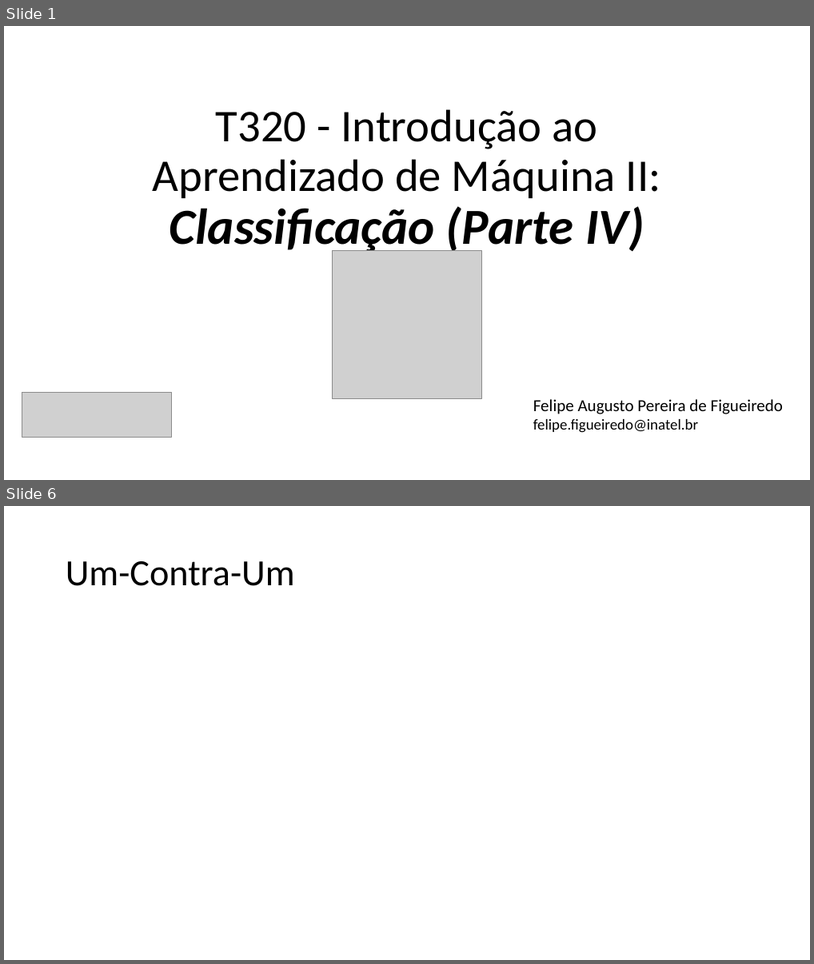
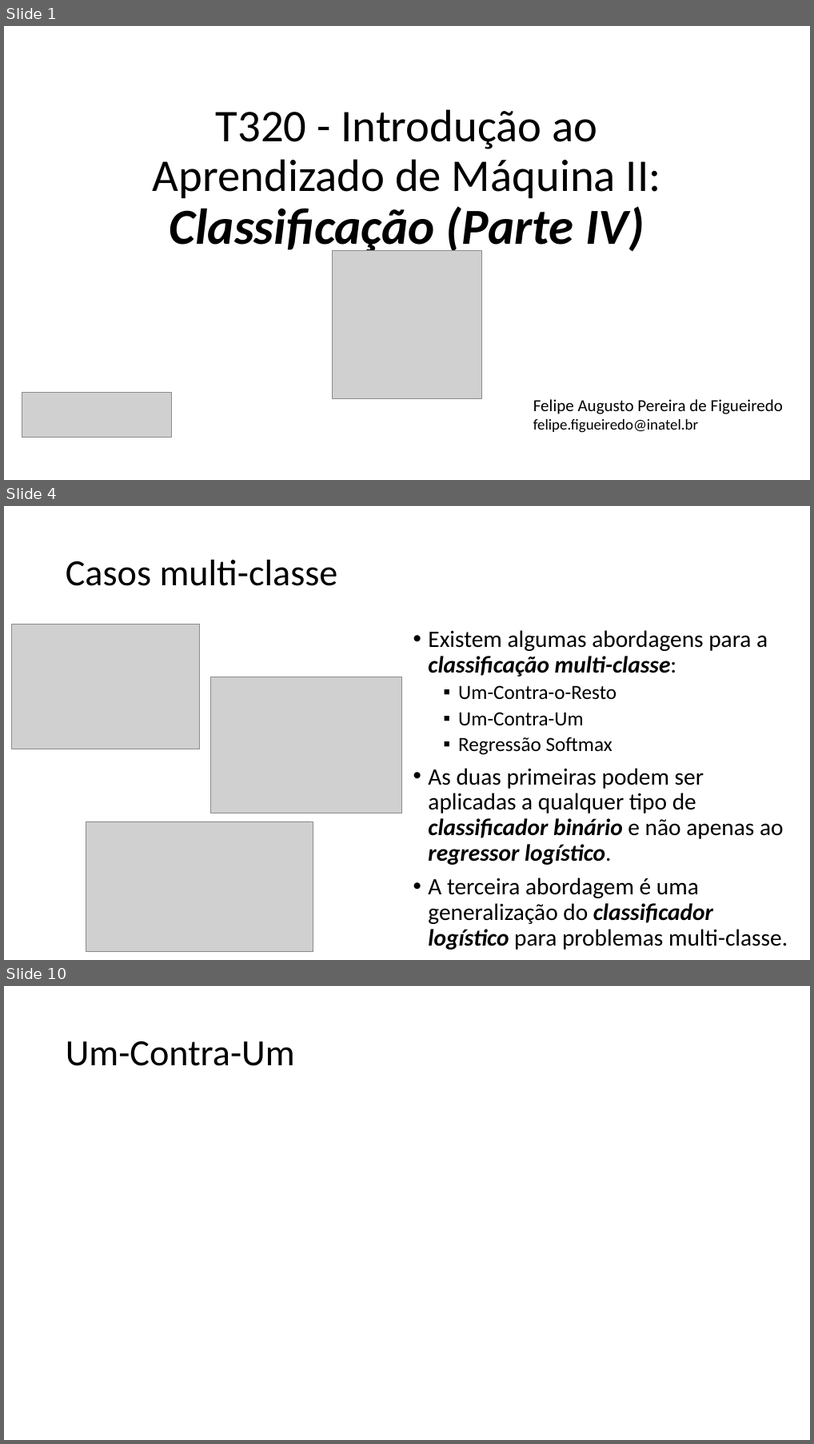
Before and after one commit to zz4fap/t320_aprendizado_de_maquina, a slide deck: slides/T320_Classificação (Parte IV).pptx. Shown one above the other, each under a label of ours: slides 1 and 6 before the commit, slides 1, 4 and 10 after it; the slides between them are not shown. The pictures are 814x964 and 814x1444 pixels, drawn with LibreOffice and Linux fonts; fonts in the diff are those of the drawing; grey boxes stand for pictures. Boxes give left, top, right and bottom in pixels: in the first picture for what was removed or moved away, otherwise in the second. Text is boxed around its words. In the diff, an @@ line names an element or a change of style, - is before the commit and + after.

```diff
--- a/slides/T320_Classificação (Parte IV).pptx
+++ b/slides/T320_Classificação (Parte IV).pptx
@@ slide 4 added at (4,506,810,960), background #FFFFFF @@
@@ title added at (66,560,338,586), 44 pt, text #000000 @@
+Casos multi-classe
@@ picture added at (12,624,199,748) @@
@@ text added at (428,630,788,949), 28 pt, text #000000 @@
+• Existem algumas abordagens para a classificação multi-classe:
+  ▪ Um-Contra-o-Resto
+  ▪ Um-Contra-Um
+  ▪ Regressão Softmax
+• As duas primeiras podem ser aplicadas a qualquer tipo de classificador binário e não apenas ao regressor logístico.
+• A terceira abordagem é uma generalização do classificador logístico para problemas multi-classe.
@@ picture added at (211,677,402,812) @@
@@ picture added at (86,821,313,952) @@
@@ what was slide 6 is now slide 10 @@
```
Also in this commit, not shown: 5 slides changed, 6 other slides added, 1 other file.
